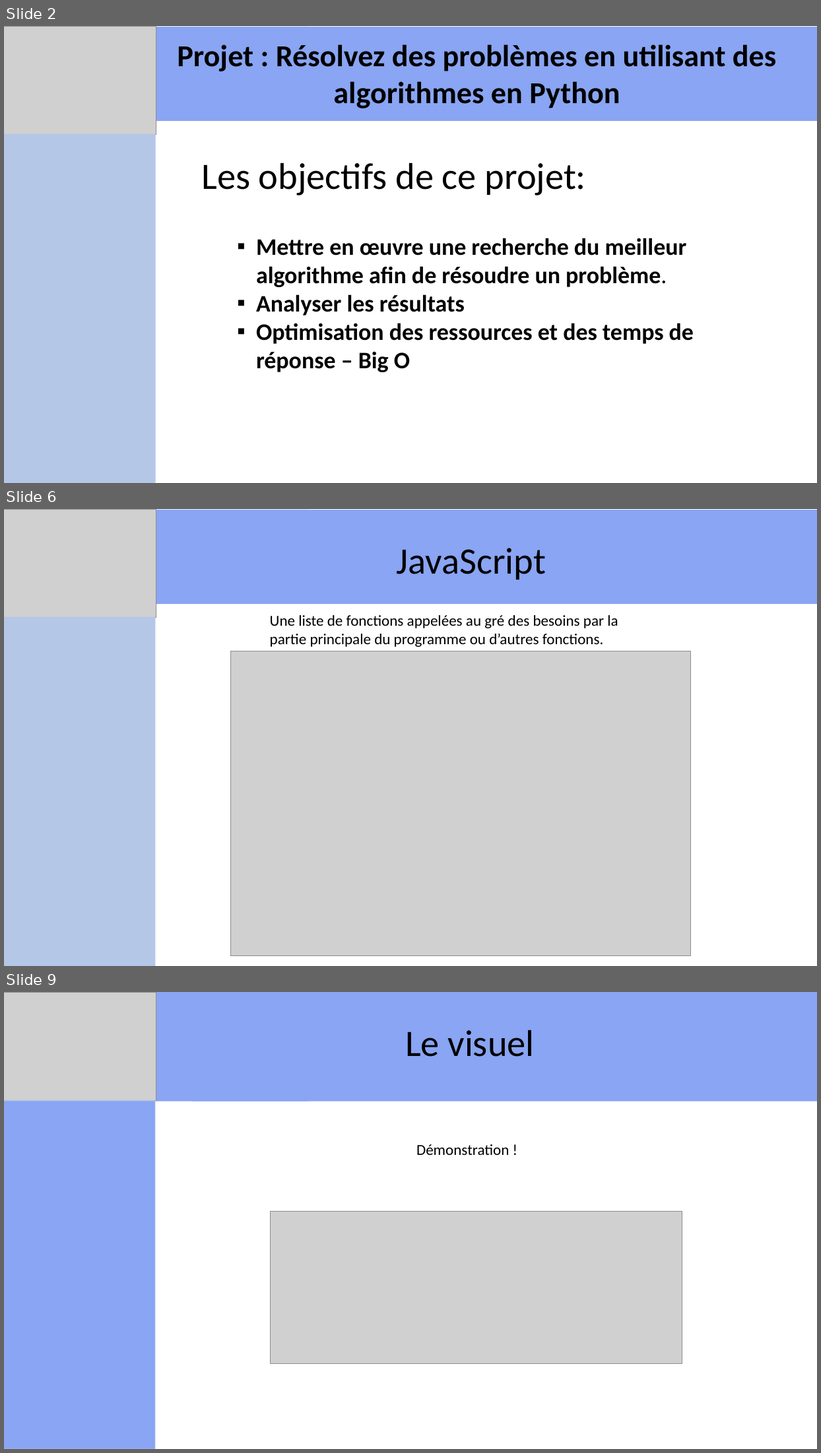
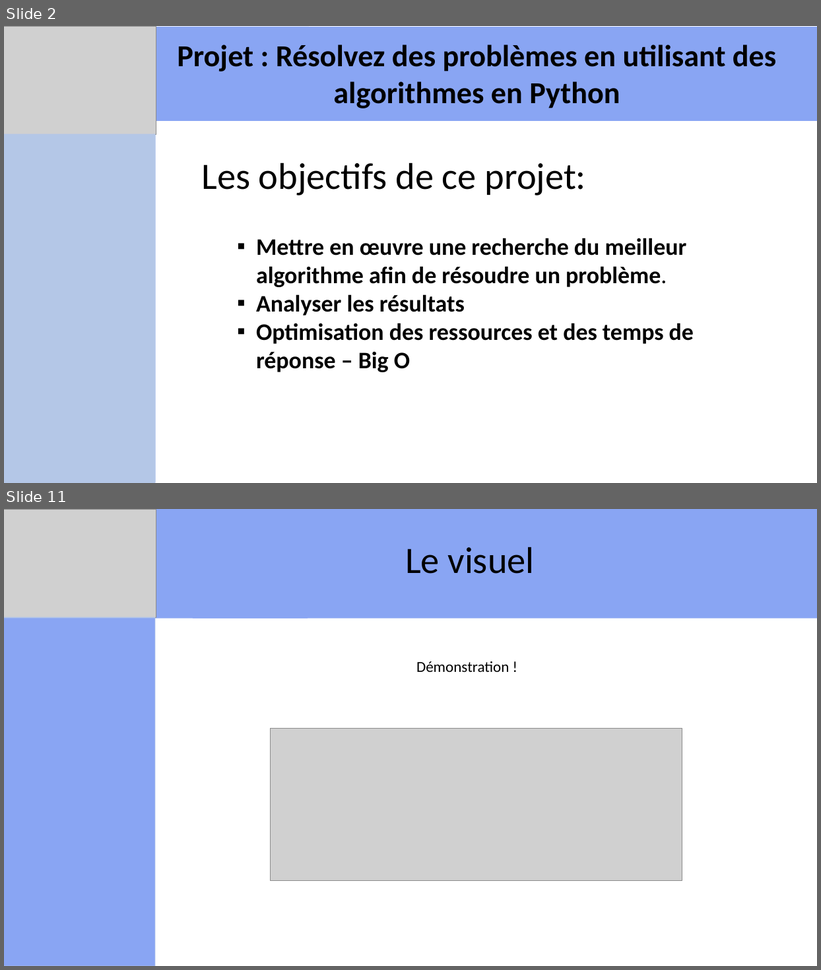
Before and after one commit to Fovea4F/Projet7-OC-Resolvez_des_problemes_en_utilisant_des_algorithmes_en_Python, a slide deck: livrables/Projet7-JustStreamIt.pptx. Shown one above the other, each under a label of ours: slides 2, 6 and 9 before the commit, slides 2 and 11 after it; the slides between them are not shown. The pictures are 821x1453 and 821x970 pixels, drawn with LibreOffice and Linux fonts; fonts in the diff are those of the drawing; grey boxes stand for pictures. Boxes give left, top, right and bottom in pixels: in the first picture for what was removed or moved away, otherwise in the second. Text is boxed around its words. In the diff, an @@ line names an element or a change of style, - is before the commit and + after.

```diff
--- a/livrables/Projet7-JustStreamIt.pptx
+++ b/livrables/Projet7-JustStreamIt.pptx
@@ slide 6 removed at (x1=4, y1=509, x2=817, y2=966), background #FFFFFF @@
@@ picture removed at (x1=4, y1=510, x2=156, y2=618) @@
@@ rectangle removed at (x1=5, y1=510, x2=309, y2=604) @@
@@ rectangle removed at (x1=193, y1=510, x2=817, y2=604) @@
@@ text removed at (x1=397, y1=548, x2=546, y2=580) @@
-JavaScript
@@ rectangle removed at (x1=4, y1=618, x2=155, y2=966) @@
@@ rectangle removed at (x1=4, y1=617, x2=155, y2=966) @@
@@ text removed at (x1=270, y1=615, x2=618, y2=647) @@
-Une liste de fonctions appelées au gré des besoins par la partie principale du programme ou d’autres fonctions.
@@ picture removed at (x1=230, y1=651, x2=691, y2=956) @@
@@ what was slide 9 is now slide 11 @@
```
Also in this commit, not shown: 1 slide changed, 7 slides added, 4 other slides removed, 2 other files.
